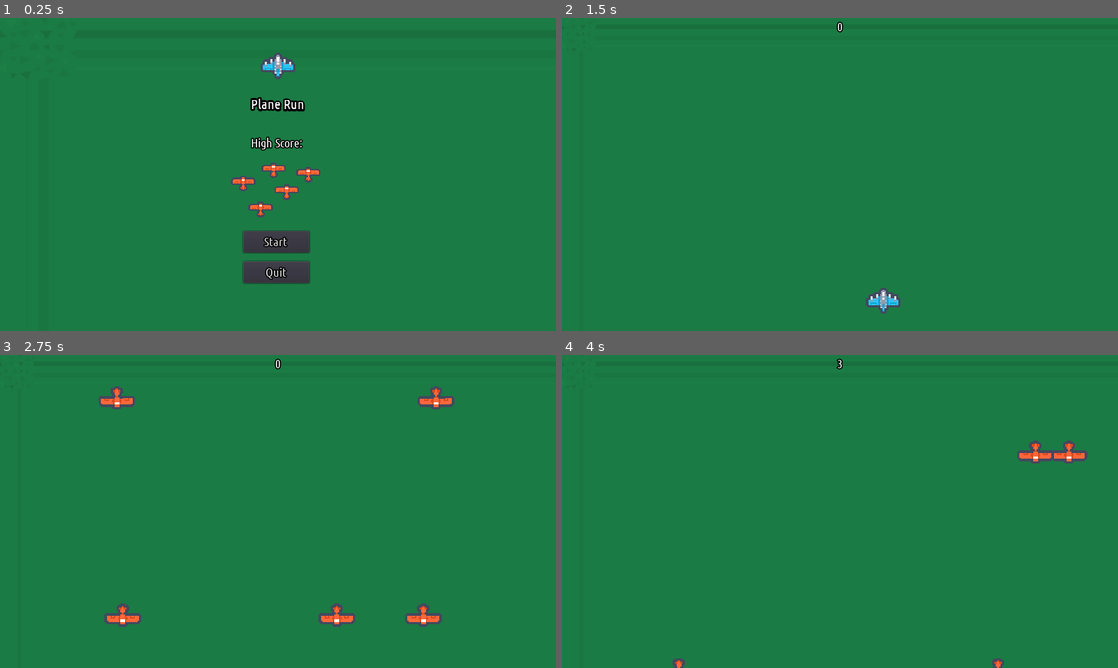
Above: before the commit, frames 1-4 (two rows, left to right).
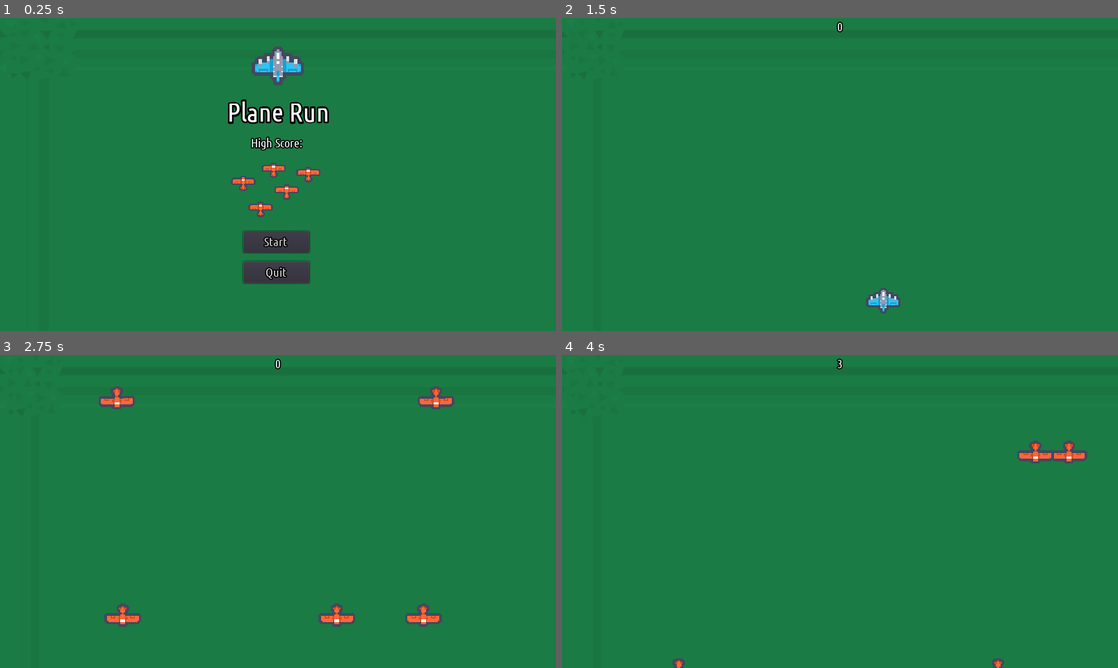
Above: after the commit, the same moments.

Repository: PlaneRun-Developers/PlaneRun
Game: Godot game, scene res://Scenes/Menu.tscn
The game is run twice, just before and just after one commit, with the same random seed, the same clock (stepped at 60 frames per second) and the same inputs. Sound files missing from this copy of the repository are replaced by a short silence.
Inputs:
- Up to frame 1 (0.25 s): no input
- Up to frame 2 (1.5 s): click "Start" at 0.5 s; tap Enter at 1.25 s; hold Right (ui_right) from 1.28 s (still down)
- Up to frame 3 (2.75 s): release Right (ui_right) at 2.03 s; hold Down (ui_down) from 2.03 s (still down)
- Up to frame 4 (4 s): release Down (ui_down) at 2.78 s; hold Right (ui_right) 2.78-3.53 s; hold Up (ui_up) from 3.53 s (still down)

The runs differ from the first frame. In frame 1, 1.7% of the frame differs, in the area x 41-60%, y 9-34%; in frame 2, less than 0.1%; in frame 3, less than 0.1%; in frame 4, less than 0.1%.

Commit message:
Misc updates

Diff:
--- a/Scenes/Menu.tscn
+++ b/Scenes/Menu.tscn
@@ -8,7 +8,7 @@
 [ext_resource path="res://Assets/ship_0005.png" type="Texture" id=6]
 
 [sub_resource type="DynamicFont" id=1]
-size = 26
+size = 50
 outline_size = 3
 outline_color = Color( 0, 0, 0, 1 )
 font_data = ExtResource( 4 )
@@ -23,7 +23,7 @@
 
 [node name="ShipBlue" type="Sprite" parent="."]
 position = Vector2( 512, 88 )
-scale = Vector2( 2, 2 )
+scale = Vector2( 3, 3 )
 z_index = 2
 texture = ExtResource( 3 )
 
--- a/Scenes/World.tscn
+++ b/Scenes/World.tscn
@@ -88,7 +88,8 @@
 }
 
 [node name="Sprite" parent="." instance=ExtResource( 1 )]
-region_rect = Rect2( 0, 0, 1024.32, 581.506 )
+scale = Vector2( 1.8, 1.8 )
+region_rect = Rect2( 0, 0, 569.502, 321.382 )
 
 [connection signal="died" from="Player" to="." method="_on_Player_died"]
 [connection signal="timeout" from="SpawnTimer" to="." method="_on_SpawnTimer_timeout"]
